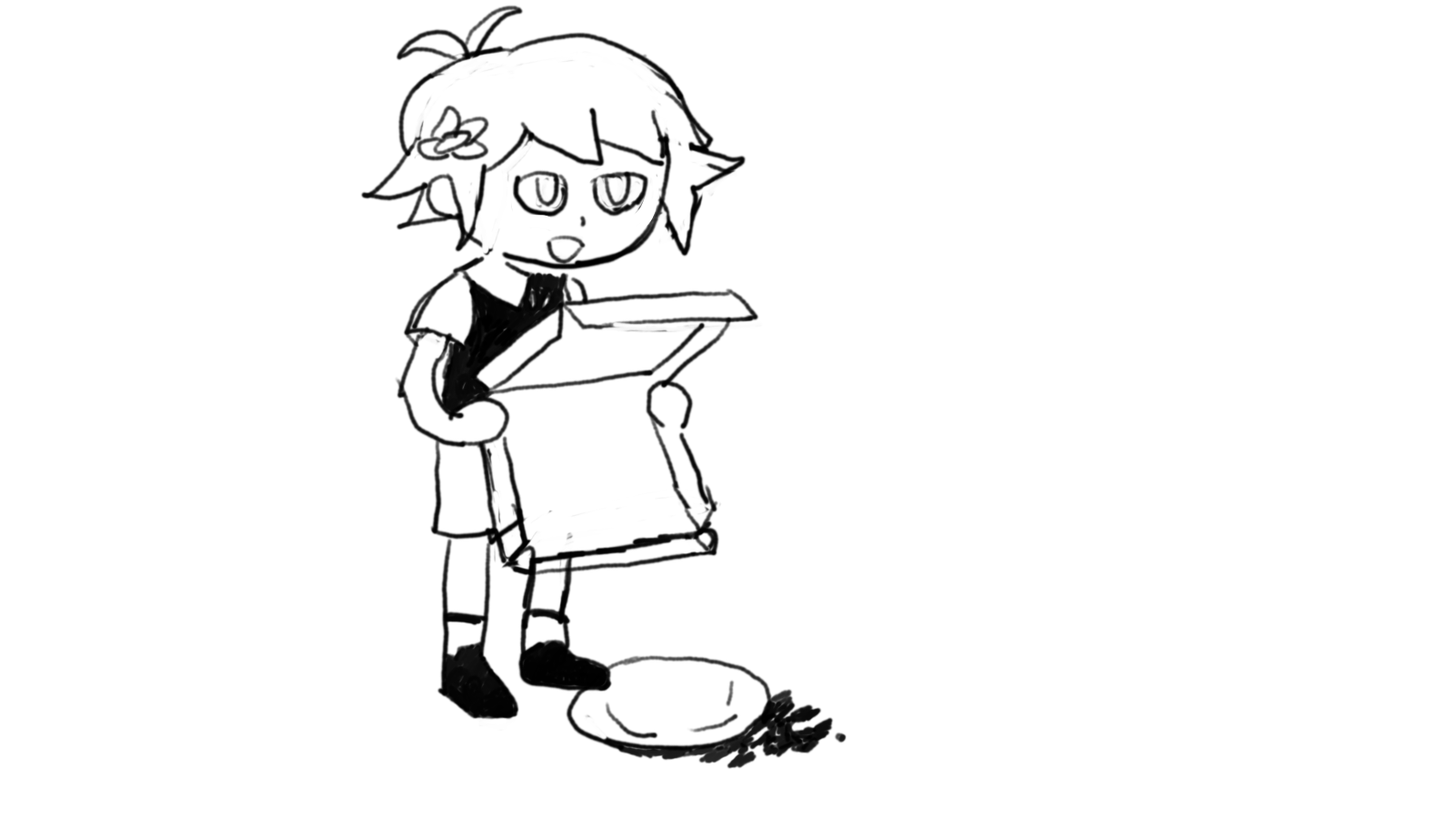
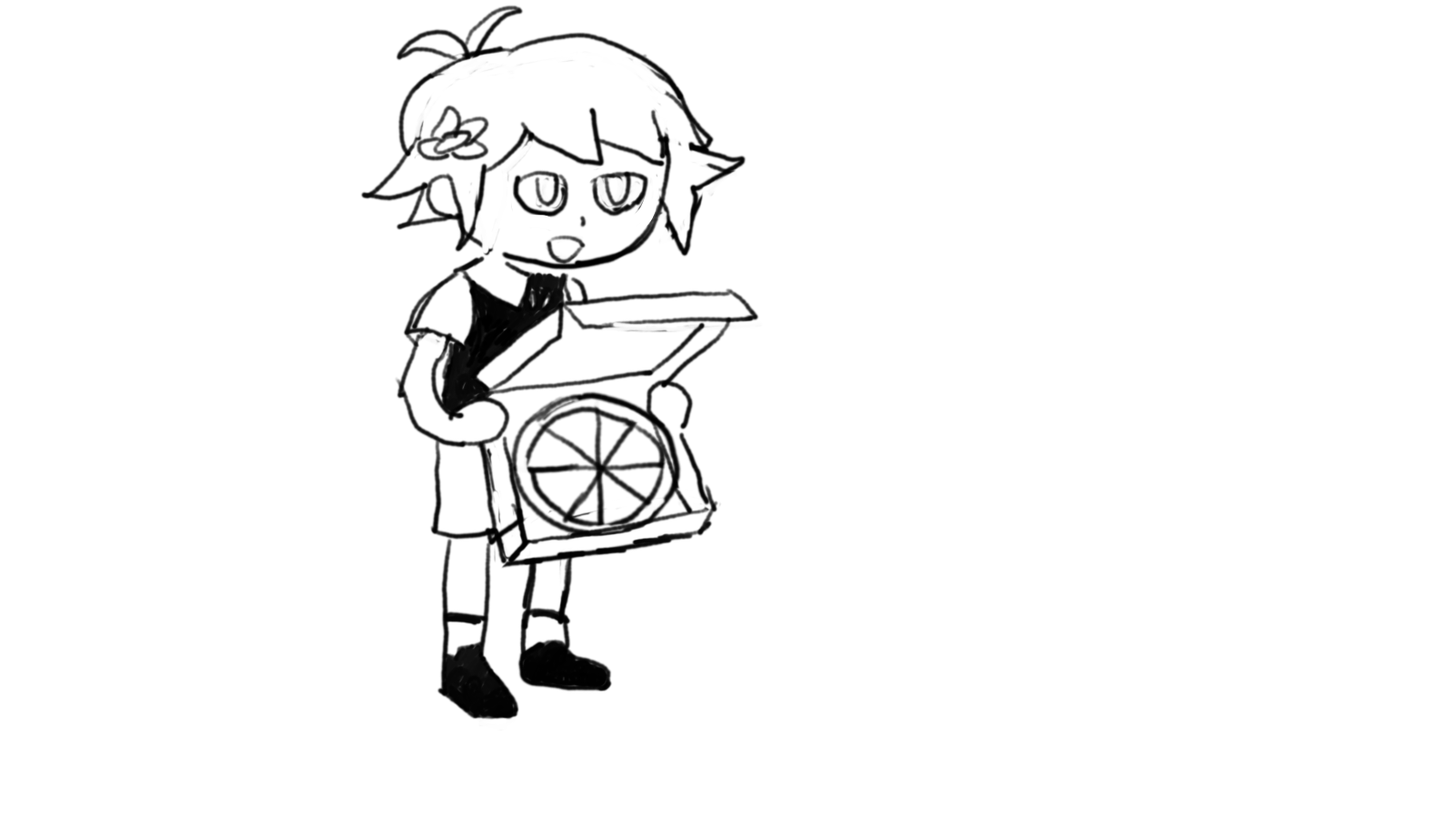
The second (1455, 819) image is a revision of the first. Changes to its layers:
painted on "pizza" over [507, 390, 699, 576]
